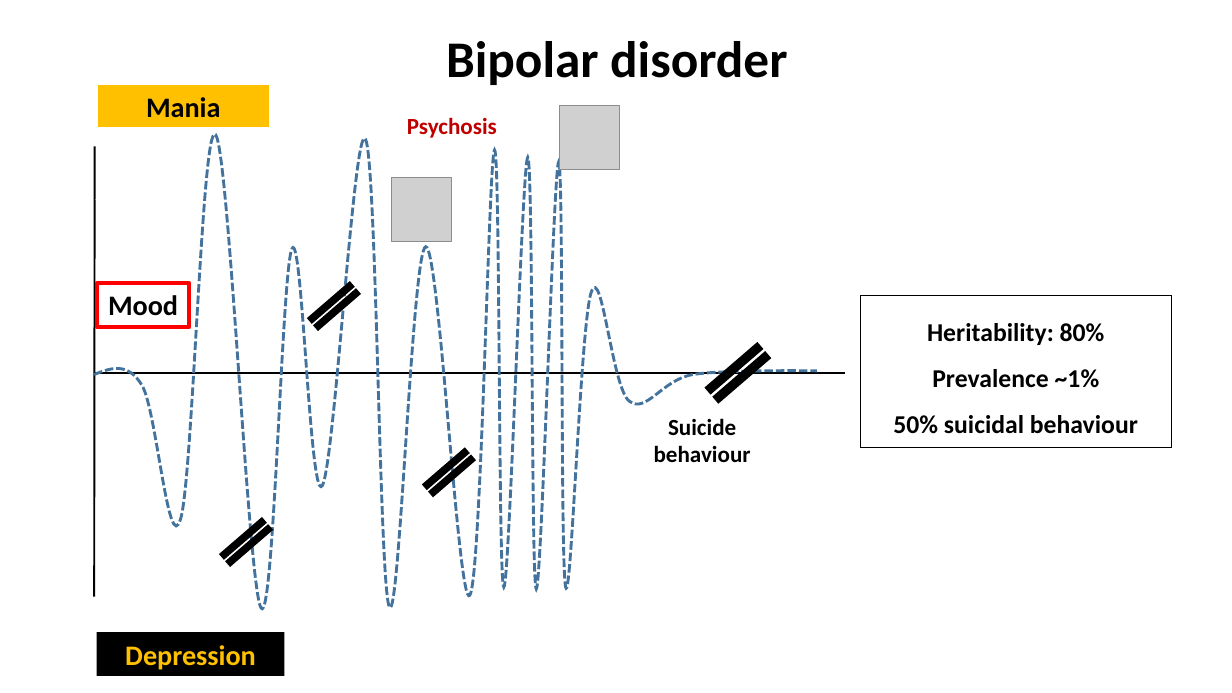
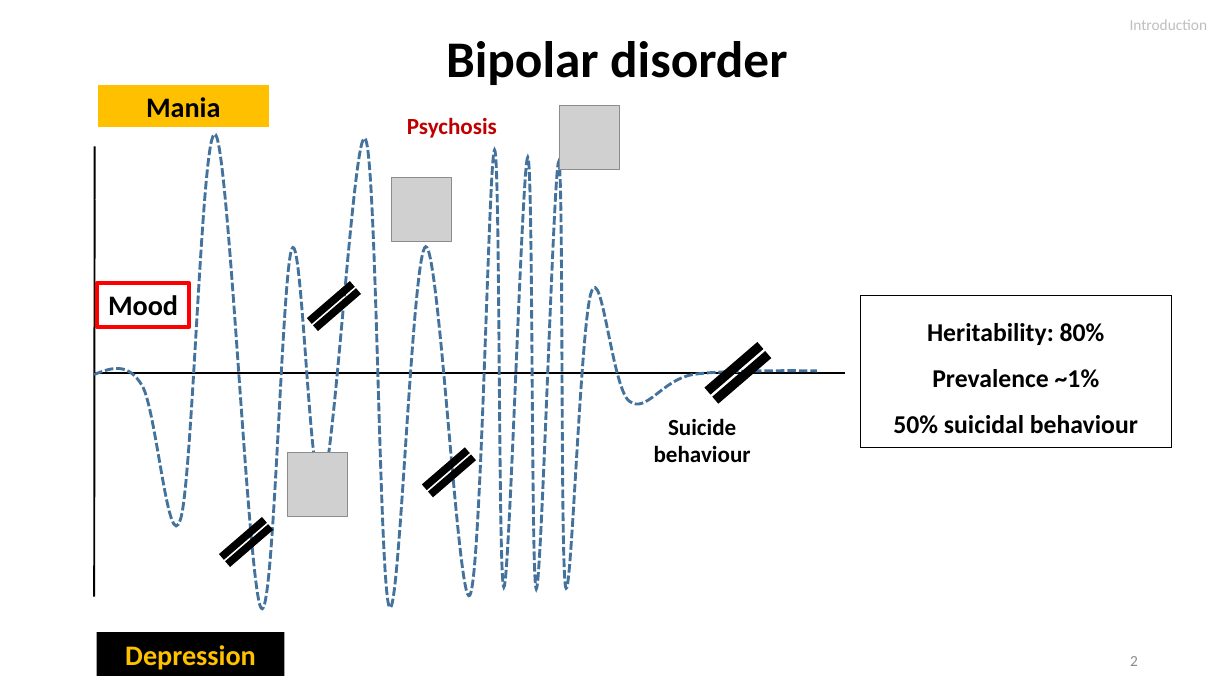
Before and after one commit to igarcia17/EHI_laterality, a slide deck: slide 2 of NorthSeaLateralityCongress_InesGarciaOrtiz.pptx. Drawn at 1232x693 pixels with LibreOffice and Linux fonts; fonts in the diff are those of the drawing; grey boxes stand for pictures. Boxes give left, top, right and bottom in pixels: in the first picture for what was removed or moved away, otherwise in the second. Text is boxed around its words. In the diff, an @@ line names an element or a change of style, - is before the commit and + after.

```diff
--- a/NorthSeaLateralityCongress_InesGarciaOrtiz.pptx
+++ b/NorthSeaLateralityCongress_InesGarciaOrtiz.pptx
@@ text added at (x1=1130, y1=20, x2=1208, y2=30), 12 pt, text #BFBFBF @@
+Introduction
@@ picture added at (x1=287, y1=453, x2=348, y2=517) @@
@@ page number added at (x1=1130, y1=656, x2=1138, y2=666), 12 pt, text #8C8C8C @@
+2
```
Also in this commit, not shown: 8 other slides changed, 9 slides added, 3 slides removed, 8 other files.
